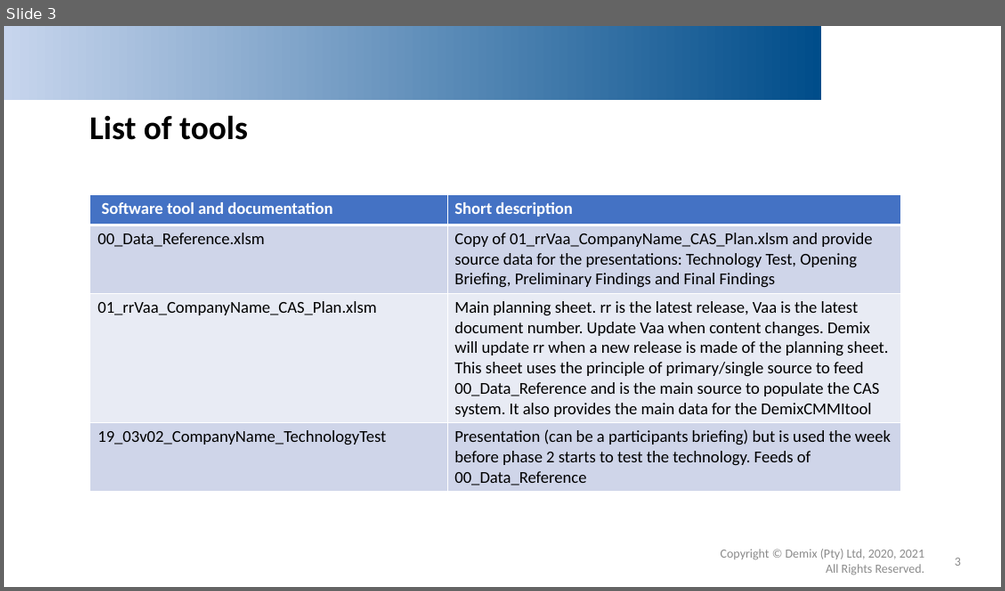
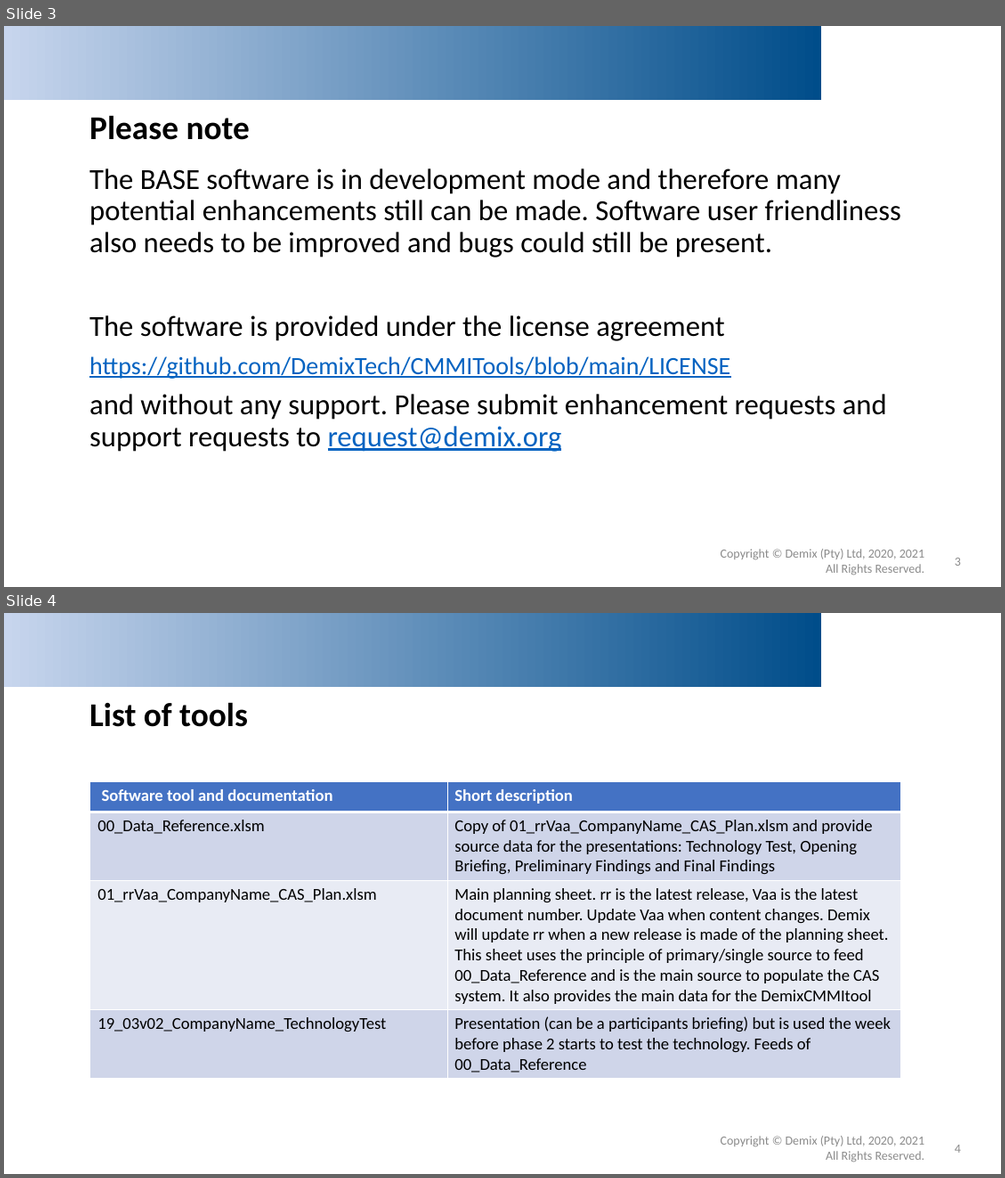
Before and after one commit to DemixTech/CMMITools, a slide deck: 02_Overview.pptx. Shown one above the other, each under a label of ours: slide 3 before the commit, slides 3 and 4 after it. The pictures are 1005x591 and 1005x1178 pixels, drawn with LibreOffice and Linux fonts; fonts in the diff are those of the drawing; background and template pictures are left out. Boxes give left, top, right and bottom in pixels: in the first picture for what was removed or moved away, otherwise in the second. Text is boxed around its words. In the diff, an @@ line names an element or a change of style, - is before the commit and + after.

```diff
--- a/02_Overview.pptx
+++ b/02_Overview.pptx
@@ slide 3 added at bbox=[4, 26, 1001, 587], background #FFFFFF; not listed: 3 template elements that a slide beside it also shows @@
@@ title added at bbox=[89, 115, 250, 140], 32 pt, text #000000, bold @@
+Please note
@@ text added at bbox=[89, 168, 901, 451], 28 pt, text #000000 @@
+The BASE software is in development mode and therefore many potential enhancements still can be made. Software user friendliness also needs to be improved and bugs could still be present.
+The software is provided under the license agreement
+https://github.com/DemixTech/CMMITools/blob/main/LICENSE
+and without any support. Please submit enhancement requests and support requests to request@demix.org
@@ what was slide 3 is now slide 4 @@
@@ page number at bbox=[955, 1144, 961, 1152]: text changed @@
-3
+4
```
Also in this commit, not shown: 5 slides changed, 1 other slide added, 59 other files.
